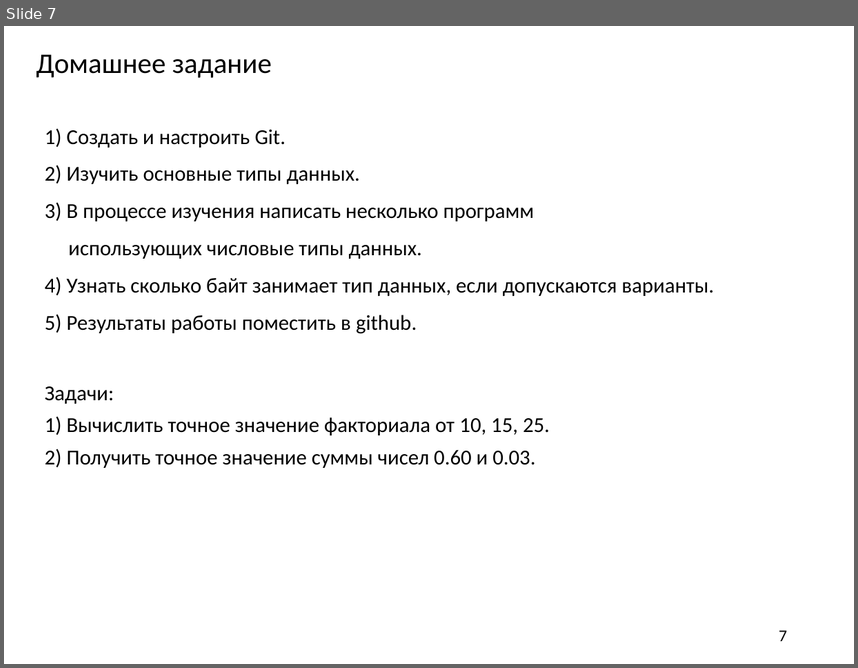
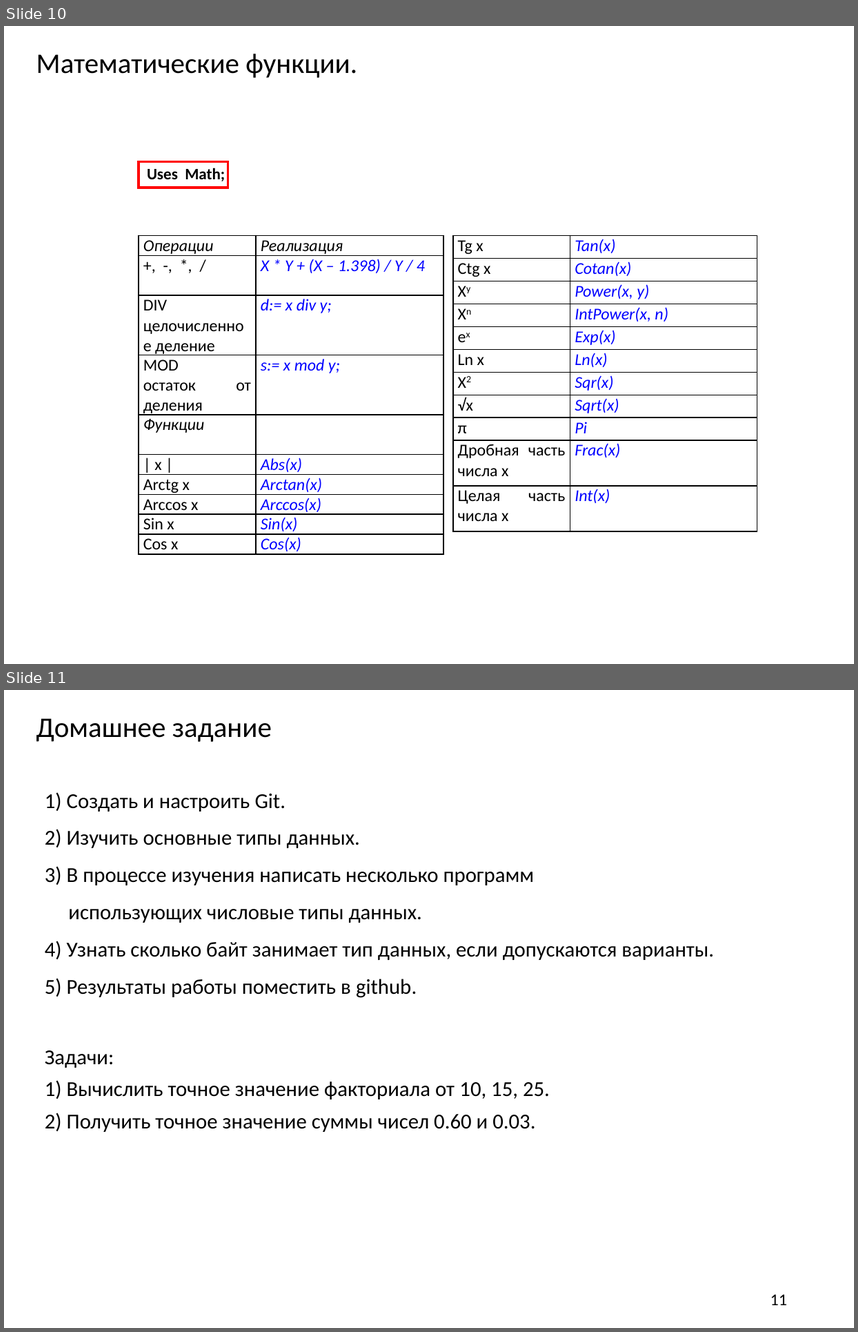
Before and after one commit to AleksandrVakulenko/Pascal_lectures, a slide deck: 1. Введение/1. Введение.pptx. Shown one above the other, each under a label of ours: slide 7 before the commit, slides 10 and 11 after it. The pictures are 858x668 and 858x1332 pixels, drawn with LibreOffice and Linux fonts; fonts in the diff are those of the drawing. Boxes give left, top, right and bottom in pixels: in the first picture for what was removed or moved away, otherwise in the second. Text is boxed around its words. In the diff, an @@ line names an element or a change of style, - is before the commit and + after.

```diff
--- a/1. Введение/1. Введение.pptx
+++ b/1. Введение/1. Введение.pptx
@@ slide 10 added at [4,26,854,664], background #FFFFFF @@
@@ text added at [36,54,357,78], 24 pt, text #000000 @@
+Математические функции.
@@ rectangle added at [139,162,228,187], outline #FF0000 2 pt @@
@@ text added at [147,167,225,181], 13.5 pt, text #000000, bold @@
+Uses Math;
@@ table added at [139,236,444,557], 10 rows, 2 columns @@
+Операции | Реализация
++, -, *, / | X * Y + (X – 1.398) / Y / 4
+DIV целочисленное деление | d:= x div y;
+MOD / остаток от деления | s:= x mod y;
+Функции | 
+| х | | Abs(x)
+Arctg x | Arctan(x)
+Arccos x | Arccos(x)
+Sin x | Sin(x)
+Cos x | Cos(x)
@@ table added at [452,236,757,532], 11 rows, 2 columns @@
+Tg x | Tan(x)
+Ctg x | Cotan(x)
+Xy | Power(x, y)
+Xn | IntPower(x, n)
+ex | Exp(x)
+Ln x | Ln(x)
+X2 | Sqr(x)
+√x | Sqrt(x)
+π | Pi
+Дробная часть числа х | Frac(x)
+Целая часть числа х | Int(x)
@@ what was slide 7 is now slide 11 @@
@@ page number at [771,1294,787,1305]: text changed @@
-7
+11
```
Also in this commit, not shown: 3 slides changed, 3 other slides added, 3 other files.
